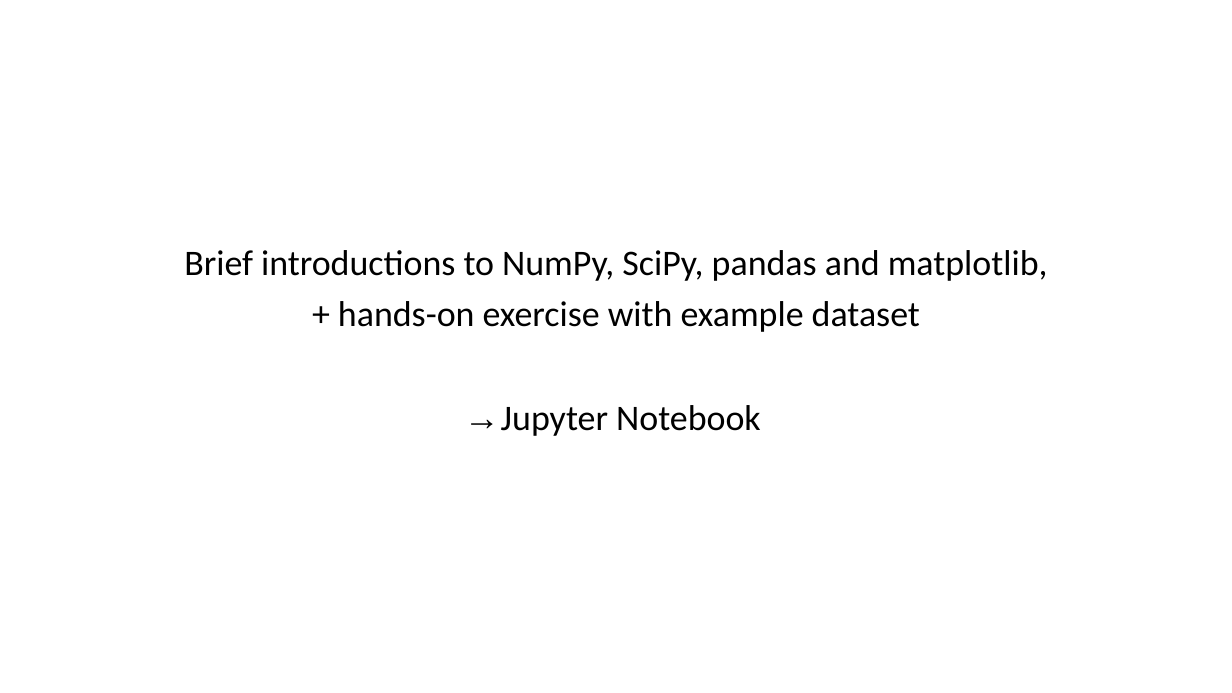
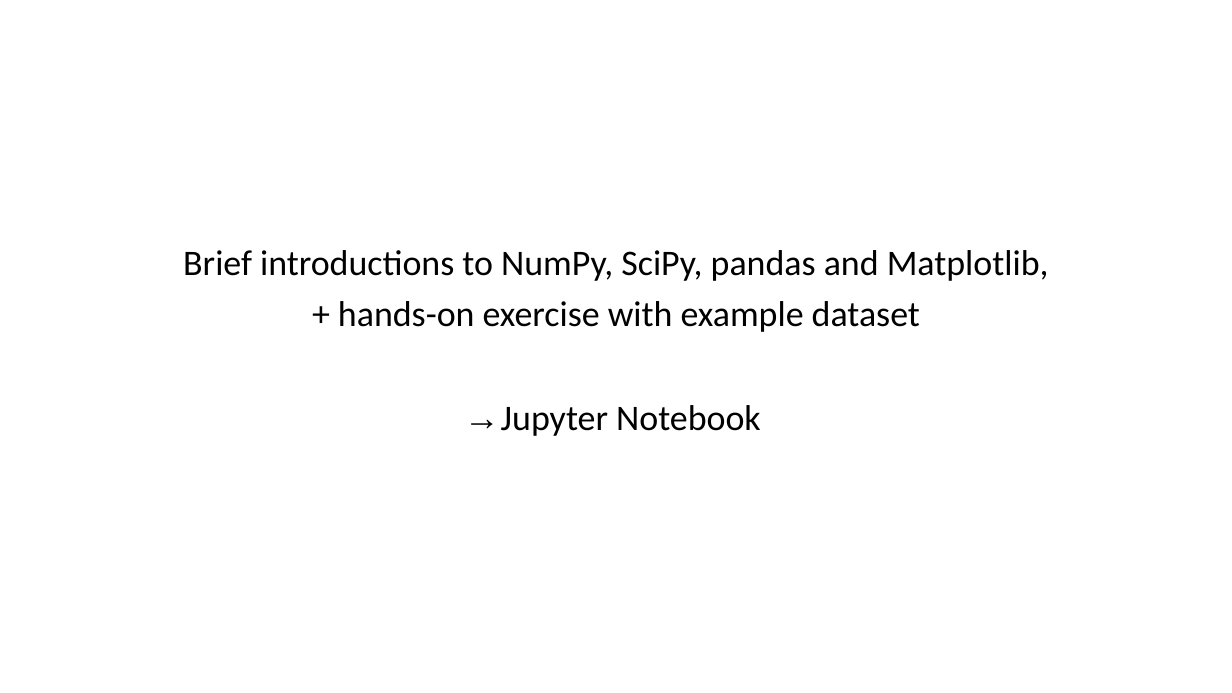
Before and after one commit to btitze/python-course, a slide deck: slide 10 of data_handling_and_analysis/Python Workshop - Data Handling and Analysis.pptx. Drawn at 1232x693 pixels with LibreOffice and Linux fonts; fonts in the diff are those of the drawing. Boxes give left, top, right and bottom in pixels: in the first picture for what was removed or moved away, otherwise in the second. Text is boxed around its words. In the diff, an @@ line names an element or a change of style, - is before the commit and + after.

```diff
--- a/data_handling_and_analysis/Python Workshop - Data Handling and Analysis.pptx
+++ b/data_handling_and_analysis/Python Workshop - Data Handling and Analysis.pptx
@@ text at <box>183,250,1049,281</box>: text changed @@
-Brief introductions to NumPy, SciPy, pandas and matplotlib,
+Brief introductions to NumPy, SciPy, pandas and Matplotlib,
```
Also in this commit, not shown: 6 other slides changed, 9 other files.
